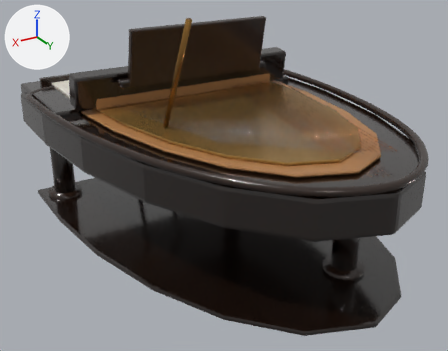
The glTF model assets/concert-grand-piano.glb, before and after one commit.
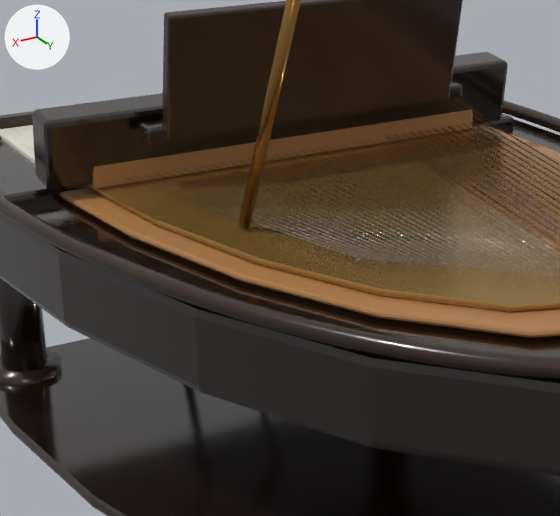
There are two pictures of each version: one whole from a 50 mm camera at (1.629, 3.519, 1.711) aimed at (0.034, 0.86, 0.381), one close up on the part from 12% to 69% of the width and 7% to 74% of the height. The lights are fixed; the arrows at upper left show +X, +Y and +Z. The last two pictures show the newer version. Where no turn or scale is listed for an object, it has been applied to the vertices.

Objects in the first close-up: 'cast_iron_plate', 'fallboard', 'grand_piano_body', 'grand_piano_rounded_rim', 'keyboard_bed', 'leg_2', 'lid_prop', 'music_desk', 'music_desk_ledge', 'raised_lid', 'spruce_soundboard', 'tuning_pin_block' and 58 more.
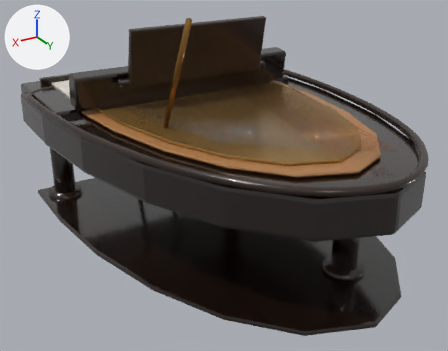
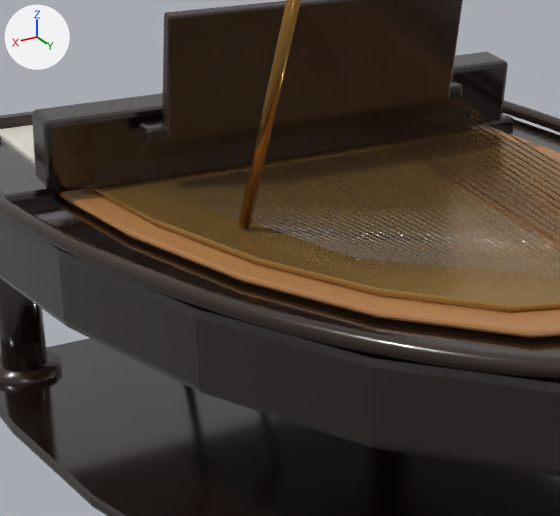
Commit message: Refine concert grand keyboard details

Diff of the bpy script that builds the scene:
```diff
--- a/assets/concert-grand-piano.glb.py
+++ b/assets/concert-grand-piano.glb.py
@@ me_cube_092 @@
 me_cube_092.from_pydata(...)  # 56 vertices, 108 faces; spans x -0.565..0.565, y -0.05..0.05, z -0.038..0.038
-me_cube_092.materials.append(mat_spruce_soundboard)  # brown #af7c4c
+me_cube_092.materials.append(mat_satin_ebony)  # brown #2e1e16
```

What differs and where, as boxes (x1, y1, x2, y2) in the close-ups (560 x 516 px):
'tuning_pin_block', recoloured (darker)
    both: (89, 109, 473, 189)
